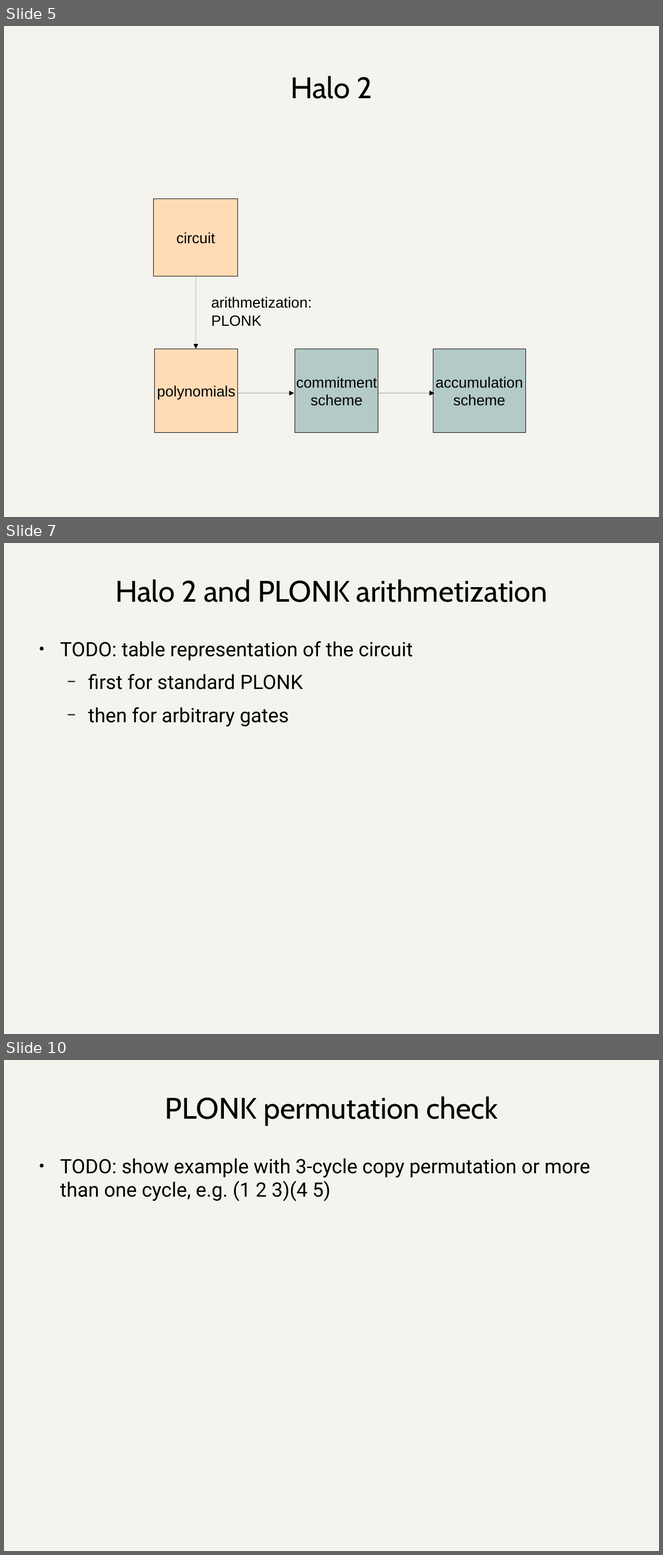
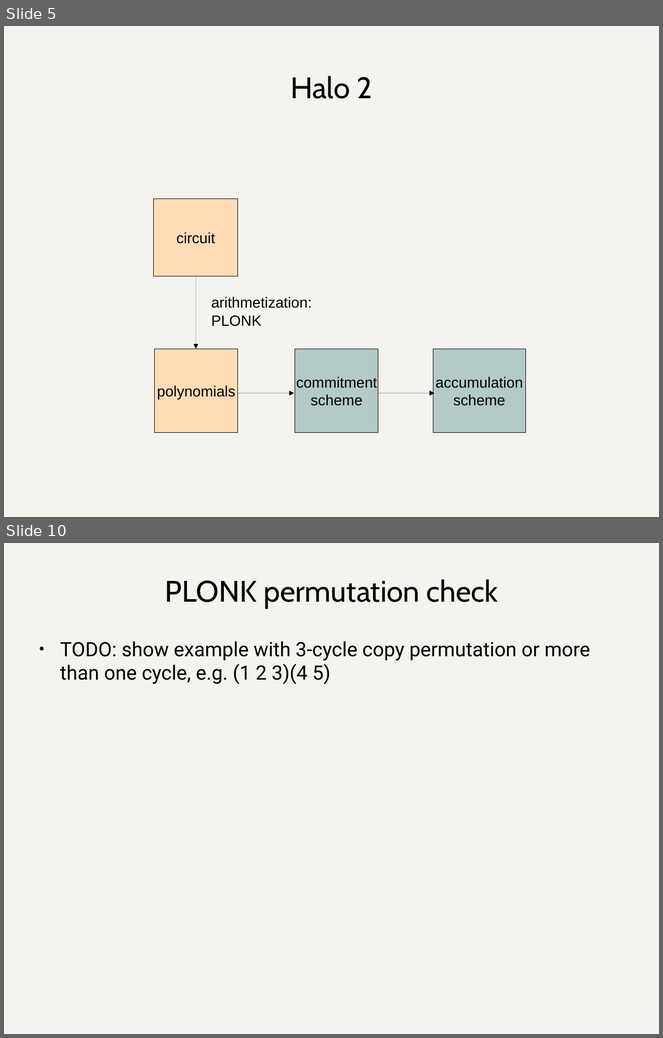
Before and after one commit to daira/halographs, a slide deck: deepdive.odp. Shown one above the other, each under a label of ours: slides 5, 7 and 10 before the commit, slides 5 and 10 after it; the slides between them are not shown. The pictures are 663x1555 and 663x1038 pixels, drawn with LibreOffice and Linux fonts; fonts in the diff are those of the drawing. Boxes give left, top, right and bottom in pixels: in the first picture for what was removed or moved away, otherwise in the second. Text is boxed around its words. In the diff, an @@ line names an element or a change of style, - is before the commit and + after.

Commit message:
Add standard PLONK table representation

```diff
--- a/deepdive.odp
+++ b/deepdive.odp
@@ slide 7 removed at box(4, 543, 659, 1034), background #F4F3ED @@
@@ title removed at box(115, 579, 547, 602) @@
-Halo 2 and PLONK arithmetization
@@ text removed at box(60, 641, 413, 727) @@
-● TODO: table representation of the circuit
-  − first for standard PLONK
-  − then for arbitrary gates
```
Also in this commit, not shown: 8 slides changed, 2 slides added, 1 other slide removed, 1 other file.
